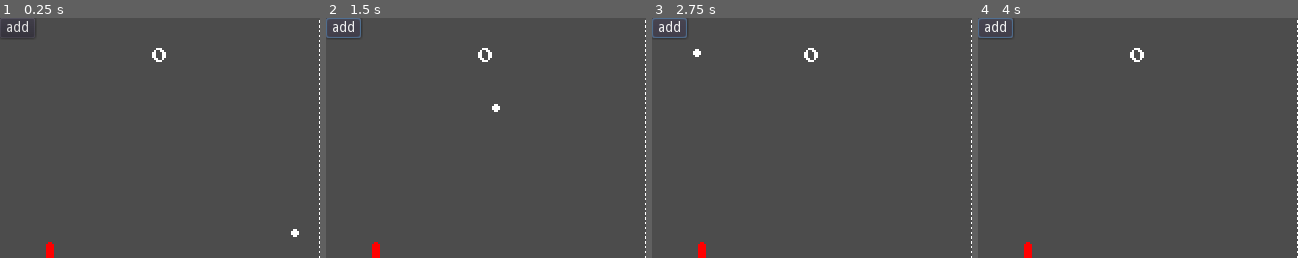
Above: before the commit, frames 1-4 (left to right).
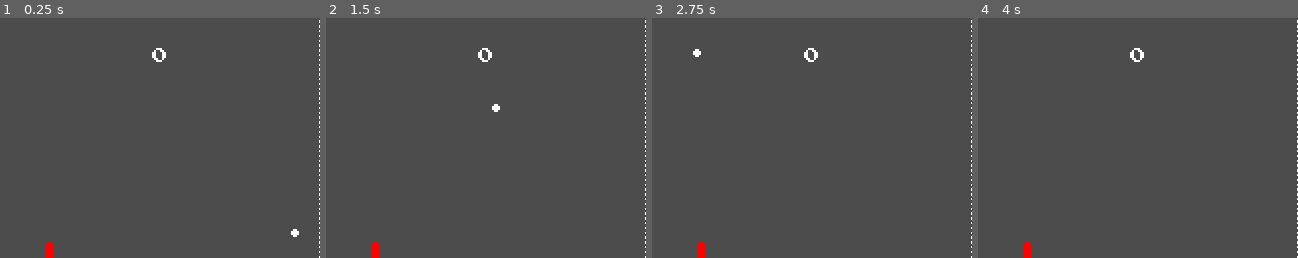
Above: after the commit, the same moments.

Repository: absolve/godotTestDemo
Game: Godot game, scene res://scene/pong.tscn
Same seed, same stepped clock (60 frames per second), same inputs: the game is played once before the commit and once after it. This scene is started directly instead of the project's main scene. The engine's default icon, where the game draws it, is replaced by a stand-in: a white triangle on a blue panel in a dark square.
Inputs (mouse positions are % of the whole screen's width and height, from its top left):
- Up to frame 1 (0.25 s): no input
- Up to frame 2 (1.5 s): click (3, 2) at 0.5 s, where only the run before the commit has a clickable "add"; hold W (move_up) from 1.28 s (still down)
- Up to frame 3 (2.75 s): tap Enter at 2 s; release W (move_up) at 2.03 s; hold S (move_down) from 2.03 s (still down)
- Up to frame 4 (4 s): release S (move_down) at 2.78 s; hold W (move_up) from 2.78 s (still down); tap Space at 3.5 s
The pictures show only the part of the screen within x 0-50%, y 0-50%; the shares and areas given below are measured in that part.

The runs differ from the first frame. In frame 1, 0.2% of the frame differs, in the area x 0-10%, y 1-8%; in frame 2, 0.3%, in the area x 0-11%, y 0-9%; in frame 3, 0.3%; in frame 4, 0.3%.

Commit message:
更新功能

Diff:
--- a/godot3pong/scene/pong.tscn
+++ b/godot3pong/scene/pong.tscn
@@ -10,6 +10,7 @@
 script = ExtResource( 1 )
 
 [node name="Button" type="Button" parent="."]
+visible = false
 margin_right = 12.0
 margin_bottom = 20.0
 text = "add"
--- a/godot3pong/script/paddle.gd
+++ b/godot3pong/script/paddle.gd
@@ -2,7 +2,7 @@
 
 
 var speed=400
-puppet var vec=Vector2.ZERO
+remote var vec=Vector2.ZERO
 onready var _screen_size_y = get_viewport_rect().size.y
 onready var label=$Label
 
@@ -21,9 +21,8 @@
 			vec=Vector2(0,-speed)
 			rset("vec",vec)
 		else:
+			vec=Vector2.ZERO
 			rset("vec",vec)
-			vec=Vector2.ZERO
-
 	translate(vec * delta)
 	position.y = clamp(position.y, 16, _screen_size_y - 16)
 
--- a/godot3pong/script/pong.gd
+++ b/godot3pong/script/pong.gd
@@ -12,7 +12,8 @@
 func _ready():
 	if get_multiplayer().has_network_peer():
 		Game.isOnline=true
-		print(is_network_master())
+		print('get_network_master',get_network_master())
+		print('is_network_master ',is_network_master())
 		print("Unique id: ", get_tree().get_network_unique_id())
 		if is_network_master():
 			player1.showLable()
@@ -21,11 +22,6 @@
 			player2.showLable()
 			player2.set_network_master(get_tree().get_network_unique_id())
 	Game.connect("update_score",self,'updateScore')
-
-remote func addTest():
-	var temp=test.instance()
-	temp.position=Vector2(randi()%100,randi()%100)
-	add_child(temp)
 
 
 #添加分数
@@ -47,6 +43,11 @@
 		rpc('addScore',true)
 
 
+master func addTest():
+	var temp=test.instance()
+	temp.position=Vector2(randi()%100,randi()%100)
+	add_child(temp)
+
 func _on_Button_pressed():
 #	addTest()
 	rpc('addTest')
